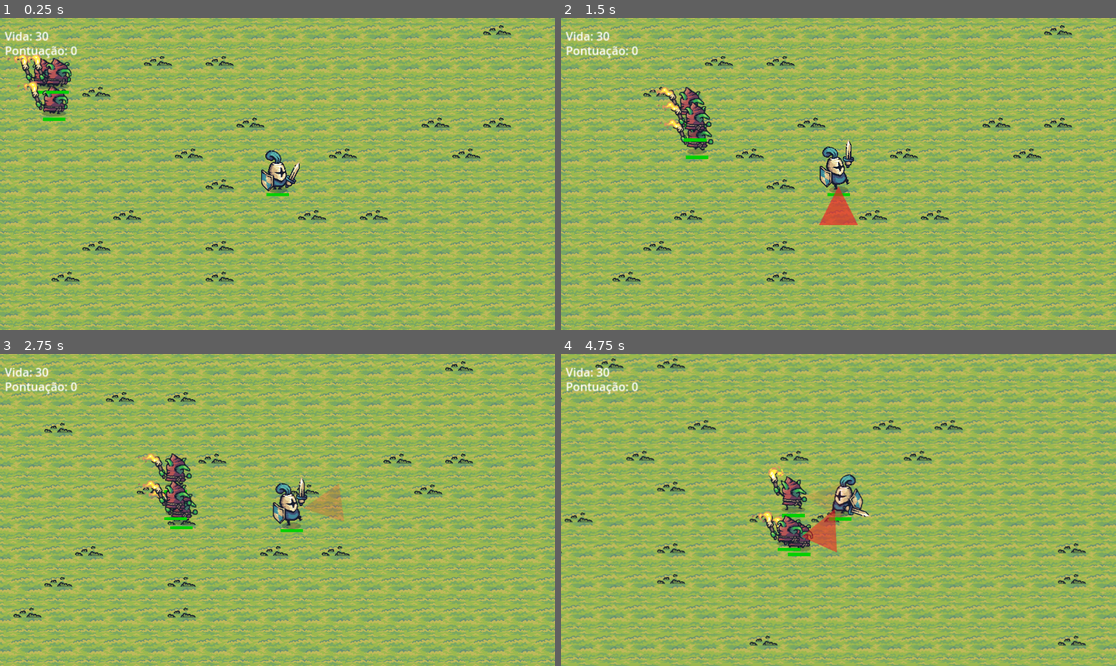
Above: before the commit, frames 1-4 (two rows, left to right).
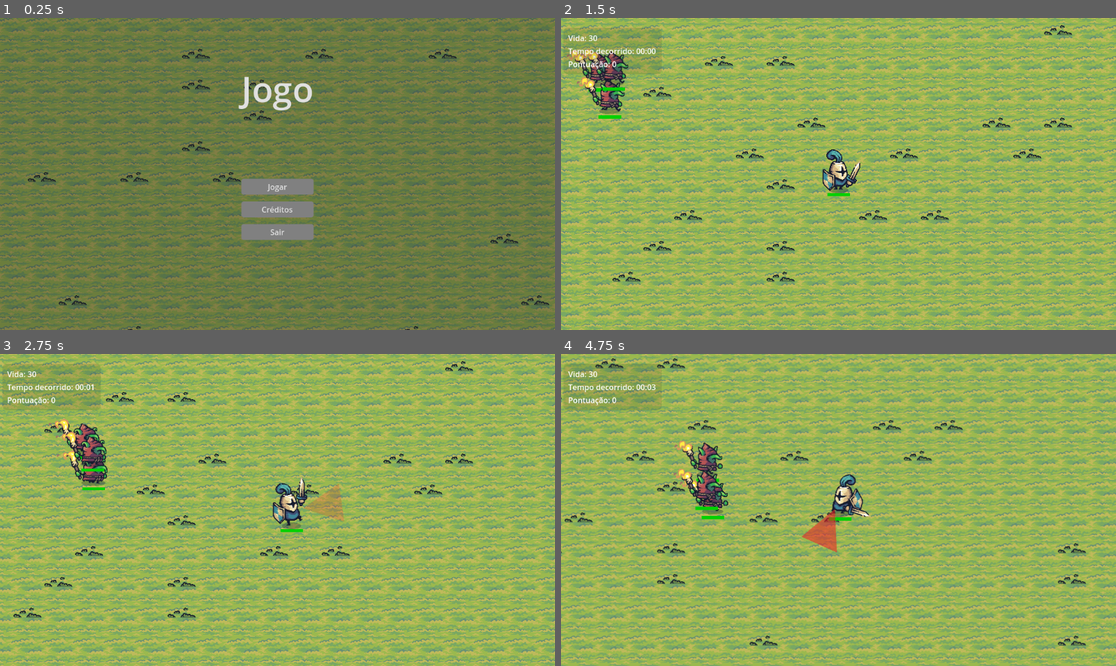
Above: after the commit, the same moments.

Repository: Rolucatelli/Game-2D-Curso-2025-02
Game: Godot game, scene res://Cenas/menu.tscn
Same seed, same stepped clock (60 frames per second), same inputs: the game is played once before the commit and once after it. Before the commit the project starts from res://Cenas/master.tscn.
Inputs (mouse positions are in pixels of both pictures, inside the frame that each line leads up to):
- Up to frame 1 (0.25 s): no input
- Up to frame 2 (1.5 s): click (838, 208) at 0.5 s, where only the run after the commit has a clickable "Créditos"; click (838, 186) at 1.25 s, where only the run after the commit has a clickable "Jogar"
- Up to frame 3 (2.75 s): move the mouse to (399, 494) at 2.02 s; press the mouse at (399, 494) at 2.03 s; hold D (Direita) from 2.03 s (still down)
- Up to frame 4 (4.75 s): move the mouse to (727, 525) at 2.77 s; release D (Direita) at 2.78 s; release the mouse at (727, 525) at 2.78 s; hold S (Baixo) 2.78-3.53 s; click (727, 525) at 2.85 s; move the mouse to (894, 441) at 3.52 s; press the mouse at (894, 441) at 3.53 s; hold D (Direita) 3.53-4.28 s; move the mouse to (810, 572) at 4.27 s; release the mouse at (810, 572) at 4.28 s; hold W (Cima) from 4.28 s (still down); click (810, 572) at 4.35 s

The runs differ from the first frame. In frame 1, 99% of the frame differs, in the area x 0-100%, y 0-100%; in frame 2, 4.0%; in frame 3, 2.9%; in frame 4, 3.2%.

Commit message:
Começo da implementacao da funcao de pause

Diff:
--- a/Cenas/game.tscn
+++ b/Cenas/game.tscn
@@ -1,11 +1,13 @@
-[gd_scene load_steps=5 format=3 uid="uid://ddtnlv4l85j3s"]
+[gd_scene load_steps=6 format=3 uid="uid://ddtnlv4l85j3s"]
 
+[ext_resource type="Script" uid="uid://dirhm43xw7up5" path="res://Scripts/game.gd" id="1_0ft7o"]
 [ext_resource type="PackedScene" uid="uid://dfxknia2wnfj3" path="res://Cenas/jogador.tscn" id="1_csek2"]
 [ext_resource type="PackedScene" uid="uid://vvh4bil77k8p" path="res://Cenas/mapa.tscn" id="1_fd8wr"]
+[ext_resource type="PackedScene" uid="uid://b61yu6wmlhr25" path="res://Cenas/status.tscn" id="1_pn5db"]
 [ext_resource type="PackedScene" uid="uid://dxasbcfpqftqc" path="res://Cenas/spawn_area_inimigo.tscn" id="3_pn5db"]
-[ext_resource type="Script" uid="uid://cdtb1mngm5lo5" path="res://Scripts/ui.gd" id="4_pn5db"]
 
 [node name="Game" type="Node2D"]
+script = ExtResource("1_0ft7o")
 
 [node name="Mapa" parent="." instance=ExtResource("1_fd8wr")]
 
@@ -22,18 +24,8 @@
 [node name="Spawnpoint Inimigos" parent="." instance=ExtResource("3_pn5db")]
 position = Vector2(497, 209)
 
-[node name="UI" type="CanvasLayer" parent="." node_paths=PackedStringArray("player")]
-offset = Vector2(10, 20)
-scale = Vector2(1.5, 1.5)
-transform = Transform2D(1.5, 0, 0, 1.5, 10, 20)
-script = ExtResource("4_pn5db")
-player = NodePath("../Jogador")
+[node name="CanvasLayer" type="CanvasLayer" parent="."]
 
-[node name="Vida" type="Label" parent="UI"]
-offset_right = 40.0
-offset_bottom = 23.0
-
-[node name="Score" type="Label" parent="UI"]
-offset_top = 20.0
-offset_right = 40.0
-offset_bottom = 43.0
+[node name="Status" parent="CanvasLayer" node_paths=PackedStringArray("player") instance=ExtResource("1_pn5db")]
+z_index = 10
+player = NodePath("../../Jogador")
--- a/Cenas/master.tscn
+++ /dev/null
@@ -1,7 +0,0 @@
-[gd_scene load_steps=2 format=3 uid="uid://bskxjrrlqwfo0"]
-
-[ext_resource type="PackedScene" uid="uid://ddtnlv4l85j3s" path="res://Cenas/game.tscn" id="1_wy4y7"]
-
-[node name="Master" type="Node2D"]
-
-[node name="Game" parent="." instance=ExtResource("1_wy4y7")]
--- /dev/null
+++ b/Cenas/menu.tscn
@@ -0,0 +1,107 @@
+[gd_scene load_steps=6 format=3 uid="uid://df8ebhevrkuvi"]
+
+[ext_resource type="Script" uid="uid://03r0s87qveks" path="res://Scripts/menu.gd" id="1_u1n12"]
+[ext_resource type="PackedScene" uid="uid://vvh4bil77k8p" path="res://Cenas/mapa.tscn" id="2_vpgfy"]
+
+[sub_resource type="StyleBoxFlat" id="StyleBoxFlat_eheat"]
+bg_color = Color(0.13725491, 0.13725491, 0.13725491, 0.4)
+
+[sub_resource type="LabelSettings" id="LabelSettings_kdsmm"]
+font_size = 72
+font_color = Color(0.8784314, 0.8784314, 0.8784314, 1)
+
+[sub_resource type="StyleBoxFlat" id="StyleBoxFlat_fapvr"]
+bg_color = Color(0.5019608, 0.5019608, 0.5019608, 1)
+corner_radius_top_left = 5
+corner_radius_top_right = 5
+corner_radius_bottom_right = 5
+corner_radius_bottom_left = 5
+expand_margin_left = 10.0
+expand_margin_top = 5.0
+expand_margin_right = 10.0
+expand_margin_bottom = 5.0
+
+[node name="Menu" type="Control"]
+layout_mode = 3
+anchors_preset = 15
+anchor_right = 1.0
+anchor_bottom = 1.0
+grow_horizontal = 2
+grow_vertical = 2
+script = ExtResource("1_u1n12")
+
+[node name="Mapa" parent="." instance=ExtResource("2_vpgfy")]
+position = Vector2(-1288, -491)
+
+[node name="PanelContainer" type="PanelContainer" parent="."]
+layout_mode = 1
+anchors_preset = 15
+anchor_right = 1.0
+anchor_bottom = 1.0
+grow_horizontal = 2
+grow_vertical = 2
+theme_override_styles/panel = SubResource("StyleBoxFlat_eheat")
+
+[node name="MarginContainer2" type="MarginContainer" parent="PanelContainer"]
+layout_mode = 2
+theme_override_constants/margin_top = 50
+
+[node name="VBoxContainer" type="VBoxContainer" parent="PanelContainer/MarginContainer2"]
+layout_mode = 2
+size_flags_horizontal = 4
+
+[node name="MarginContainer4" type="MarginContainer" parent="PanelContainer/MarginContainer2/VBoxContainer"]
+layout_mode = 2
+theme_override_constants/margin_top = 48
+theme_override_constants/margin_bottom = 128
+
+[node name="Label" type="Label" parent="PanelContainer/MarginContainer2/VBoxContainer/MarginContainer4"]
+layout_mode = 2
+size_flags_horizontal = 4
+size_flags_vertical = 0
+text = "Jogo"
+label_settings = SubResource("LabelSettings_kdsmm")
+horizontal_alignment = 1
+
+[node name="MarginContainer" type="MarginContainer" parent="PanelContainer/MarginContainer2/VBoxContainer"]
+layout_mode = 2
+theme_override_constants/margin_left = 10
+theme_override_constants/margin_top = 10
+theme_override_constants/margin_right = 10
+theme_override_constants/margin_bottom = 10
+
+[node name="Jogar" type="Button" parent="PanelContainer/MarginContainer2/VBoxContainer/MarginContainer"]
+z_index = 2
+layout_mode = 2
+theme_override_styles/normal = SubResource("StyleBoxFlat_fapvr")
+text = "Jogar"
+
+[node name="MarginContainer2" type="MarginContainer" parent="PanelContainer/MarginContainer2/VBoxContainer"]
+layout_mode = 2
+theme_override_constants/margin_left = 10
+theme_override_constants/margin_top = 10
+theme_override_constants/margin_right = 10
+theme_override_constants/margin_bottom = 10
+
+[node name="Creditos" type="Button" parent="PanelContainer/MarginContainer2/VBoxContainer/MarginContainer2"]
+z_index = 2
+layout_mode = 2
+theme_override_styles/normal = SubResource("StyleBoxFlat_fapvr")
+text = "Créditos"
+
+[node name="MarginContainer3" type="MarginContainer" parent="PanelContainer/MarginContainer2/VBoxContainer"]
+layout_mode = 2
+theme_override_constants/margin_left = 10
+theme_override_constants/margin_top = 10
+theme_override_constants/margin_right = 10
+theme_override_constants/margin_bottom = 10
+
+[node name="Sair" type="Button" parent="PanelContainer/MarginContainer2/VBoxContainer/MarginContainer3"]
+z_index = 2
+layout_mode = 2
+theme_override_styles/normal = SubResource("StyleBoxFlat_fapvr")
+text = "Sair"
+
+[connection signal="pressed" from="PanelContainer/MarginContainer2/VBoxContainer/MarginContainer/Jogar" to="." method="_on_jogar_pressed"]
+[connection signal="pressed" from="PanelContainer/MarginContainer2/VBoxContainer/MarginContainer2/Creditos" to="." method="_on_creditos_pressed"]
+[connection signal="pressed" from="PanelContainer/MarginContainer2/VBoxContainer/MarginContainer3/Sair" to="." method="_on_sair_pressed"]
--- /dev/null
+++ b/Cenas/status.tscn
@@ -0,0 +1,57 @@
+[gd_scene load_steps=3 format=3 uid="uid://b61yu6wmlhr25"]
+
+[ext_resource type="Script" uid="uid://cdtb1mngm5lo5" path="res://Scripts/ui.gd" id="1_eiugy"]
+
+[sub_resource type="StyleBoxFlat" id="StyleBoxFlat_eiugy"]
+bg_color = Color(0.13725491, 0.13725491, 0.13725491, 0.13725491)
+corner_radius_top_left = 10
+corner_radius_top_right = 10
+corner_radius_bottom_right = 10
+corner_radius_bottom_left = 10
+
+[node name="Control" type="Control"]
+layout_mode = 3
+anchors_preset = 0
+offset_right = 1152.0
+offset_bottom = 648.0
+script = ExtResource("1_eiugy")
+
+[node name="Status" type="PanelContainer" parent="."]
+layout_mode = 1
+anchors_preset = 15
+anchor_right = 1.0
+anchor_bottom = 1.0
+offset_left = 5.0
+offset_top = 20.0
+offset_right = -943.0
+offset_bottom = -530.99994
+grow_horizontal = 2
+grow_vertical = 2
+theme_override_styles/panel = SubResource("StyleBoxFlat_eiugy")
+
+[node name="Playtime" type="Timer" parent="Status"]
+autostart = true
+
+[node name="MarginContainer" type="MarginContainer" parent="Status"]
+layout_mode = 2
+theme_override_constants/margin_left = 10
+theme_override_constants/margin_top = 10
+theme_override_constants/margin_right = 10
+theme_override_constants/margin_bottom = 10
+
+[node name="UI" type="VBoxContainer" parent="Status/MarginContainer"]
+layout_mode = 2
+
+[node name="Vida" type="Label" parent="Status/MarginContainer/UI"]
+layout_mode = 2
+text = "Vida: 30"
+
+[node name="Tempo" type="Label" parent="Status/MarginContainer/UI"]
+layout_mode = 2
+text = "Tempo Decorrido: 00:00"
+
+[node name="Score" type="Label" parent="Status/MarginContainer/UI"]
+layout_mode = 2
+text = "Pontuação: 0"
+
+[connection signal="timeout" from="Status/Playtime" to="." method="_on_playtime_timeout"]
--- a/Scripts/ataque.gd
+++ b/Scripts/ataque.gd
@@ -29,6 +29,4 @@
 	if (body is Jogador and not body.invulneravel) or body is Inimigo:
 		body.vida -= get_parent().dano
 		if body is Jogador:
-			body.atualizar_interface.emit(body.vida, body.dinheiro)
 			body.invulneravel = true
-		print(body,":", body.vida)
--- a/Scripts/carne.gd
+++ b/Scripts/carne.gd
@@ -9,5 +9,4 @@
 			body.vida = body.vida_maxima
 		else:
 			body.vida += valor
-		body.atualizar_interface.emit(body.vida, body.dinheiro)
 		queue_free()
--- a/Scripts/dinheiro.gd
+++ b/Scripts/dinheiro.gd
@@ -6,5 +6,4 @@
 func _on_area_2d_body_entered(body: Node2D) -> void:
 	if body is Jogador:
 		body.dinheiro += valor
-		body.atualizar_interface.emit(body.vida, body.dinheiro)
 		queue_free()
--- /dev/null
+++ b/Scripts/game.gd
@@ -0,0 +1,5 @@
+extends Node2D
+
+func _input(event: InputEvent) -> void:
+	if event.is_action("Pause"):
+		get_tree().paused = true
--- a/Scripts/inimigo.gd
+++ b/Scripts/inimigo.gd
@@ -34,7 +34,6 @@
 	add_to_group("inimigo")
 	ataque.monitoring = false
 
-
 	health_bar.value = vida
 	health_bar.max_value = vida_maxima
 
@@ -42,7 +41,6 @@
 		alvo = get_tree().get_first_node_in_group("jogador")
 
 func _process(delta: float) -> void:
-	print(delta)
 	ataque.visible = false
 	ataque.monitoring = false
 	follow_time -= delta
@@ -91,7 +89,7 @@
 func gerar_drop():
 	var chance := randf()
 	var drop = carne_scene.instantiate() if chance <= chance_drop else dinheiro_scene.instantiate()
-	get_tree().current_scene.get_node("Game").add_child(drop)
+	get_tree().current_scene.add_child(drop)
 	drop.global_position = position
 
 func _on_animation_finished() -> void:
--- a/Scripts/jogador.gd
+++ b/Scripts/jogador.gd
@@ -12,12 +12,17 @@
 @export
 var vida: int = 30:
 	set(value):
+		atualizar_vida.emit(vida, clamp(value, 0, vida_maxima))
 		vida = clamp(value, 0, vida_maxima)
 		health_bar.value = vida
+
 @export
 var vida_maxima: int = 30
 @export
-var dinheiro: int = 0
+var dinheiro: int = 0:
+	set(value):
+		atualizar_dinheiro.emit(dinheiro, value)
+		dinheiro = value
 @export
 var dano: int = 3
 @export
@@ -29,7 +34,8 @@
 
 var invulneravel := false
 
-signal atualizar_interface(vida, dinheiro)
+signal atualizar_vida(vida_old, vida)
+signal atualizar_dinheiro(dinheiro_old, dinheiro)
 
 func _ready() -> void:
 	add_to_group("jogador")
--- /dev/null
+++ b/Scripts/menu.gd
@@ -0,0 +1,18 @@
+extends Control
+
+@onready var jogar: Button = $PanelContainer/MarginContainer2/VBoxContainer/MarginContainer/Jogar
+@onready var creditos: Button = $PanelContainer/MarginContainer2/VBoxContainer/MarginContainer2/Creditos
+@onready var sair: Button = $PanelContainer/MarginContainer2/VBoxContainer/MarginContainer3/Sair
+
+
+func _on_jogar_pressed() -> void:
+	queue_free()
+	get_tree().change_scene_to_file("res://Cenas/game.tscn")
+
+
+func _on_sair_pressed() -> void:
+	get_tree().quit()
+
+
+func _on_creditos_pressed() -> void:
+	print("hello")
--- a/Scripts/spawn_area_inimigo.gd
+++ b/Scripts/spawn_area_inimigo.gd
@@ -28,7 +28,7 @@
 		var spawn_pos = global_position + Vector2(rx, ry)
 
 		var enemy = enemy_scene.instantiate()
-		get_tree().current_scene.get_node("Game").add_child(enemy)
+		get_tree().current_scene.add_child(enemy)
 		enemy.global_position = spawn_pos
 		enemy.alvo = get_tree().get_first_node_in_group("jogador")
 		if timer.is_stopped():
--- a/Scripts/ui.gd
+++ b/Scripts/ui.gd
@@ -1,15 +1,36 @@
-extends CanvasLayer
+extends Control
 
-@onready var vida_label: Label = $Vida
-@onready var score_label: Label = $Score
+@onready var vida_label: Label = $Status/MarginContainer/UI/Vida
+@onready var tempo_label: Label = $Status/MarginContainer/UI/Tempo
+@onready var score_label: Label = $Status/MarginContainer/UI/Score
+@onready var playtime: Timer = $Status/Playtime
+
 @export
 var player : Jogador
-# Called when the node enters the scene tree for the first time.
+
+var tempo_total : int = 0
+var pontuacao : int = 0
+
 func _ready() -> void:
-	player.atualizar_interface.connect(_on_valor_alterado)
+	player.atualizar_vida.connect(_on_vida_alterada)
+	player.atualizar_dinheiro.connect(_on_dinheiro_alterado)
+
 	vida_label.text = "Vida: %d" % player.vida
+	tempo_label.text = "Tempo decorrido: %02d:%02d" % [00,00]
 	score_label.text = "Pontuação: %d" % player.dinheiro
 
-func _on_valor_alterado(vida : int, dinheiro : int):
+@warning_ignore("unused_parameter")
+func _on_vida_alterada(vida_old : int, vida : int):
 	vida_label.text = "Vida: %d" % vida
-	score_label.text = "Pontuação: %d" % dinheiro
+
+func _on_dinheiro_alterado(dinheiro_old : int, dinheiro : int):
+	pontuacao += (dinheiro - dinheiro_old) * roundi(tempo_total/3.0)
+	score_label.text = "Pontuação: %d" % pontuacao
+
+
+func _on_playtime_timeout() -> void:
+	tempo_total += 1
+	@warning_ignore("integer_division")
+	var m = tempo_total / 60
+	var s = tempo_total % 60
+	tempo_label.text = "Tempo decorrido: %02d:%02d" % [m, s]
--- a/project.godot
+++ b/project.godot
@@ -11,7 +11,7 @@
 [application]
 
 config/name="Jogo do Curso Game 2D"
-run/main_scene="uid://bskxjrrlqwfo0"
+run/main_scene="uid://df8ebhevrkuvi"
 config/features=PackedStringArray("4.5", "GL Compatibility")
 config/icon="res://icon.svg"
 
@@ -46,6 +46,11 @@
 "events": [Object(InputEventMouseButton,"resource_local_to_scene":false,"resource_name":"","device":-1,"window_id":0,"a …(258 unchanged characters)…
 ]
 }
+Pause={
+"deadzone": 0.2,
+"events": [Object(InputEventKey,"resource_local_to_scene":false,"resource_name":"","device":-1,"window_id":0,"alt_pressed":false,"shift_pressed":false,"ctrl_pressed":false,"meta_pressed":false,"pressed":false,"keycode":0,"physical_keycode":4194305,"key_label":0,"unicode":0,"location":0,"echo":false,"script":null)
+]
+}
 
 [rendering]
 
Not shown, added: Scripts/game.gd.uid
Not shown, added: Scripts/menu.gd.uid
